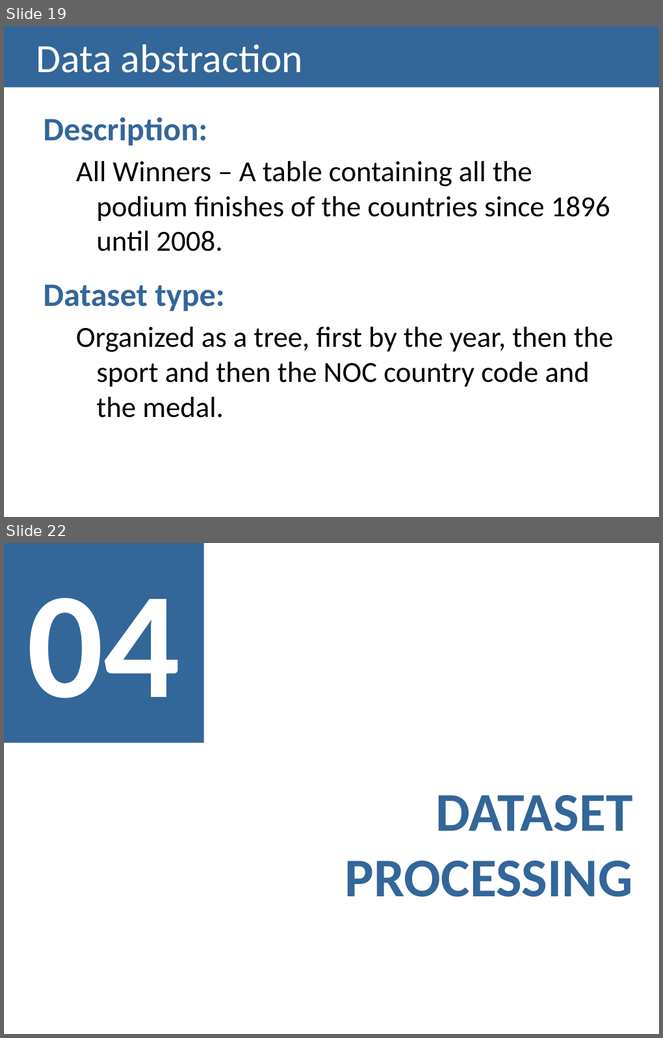
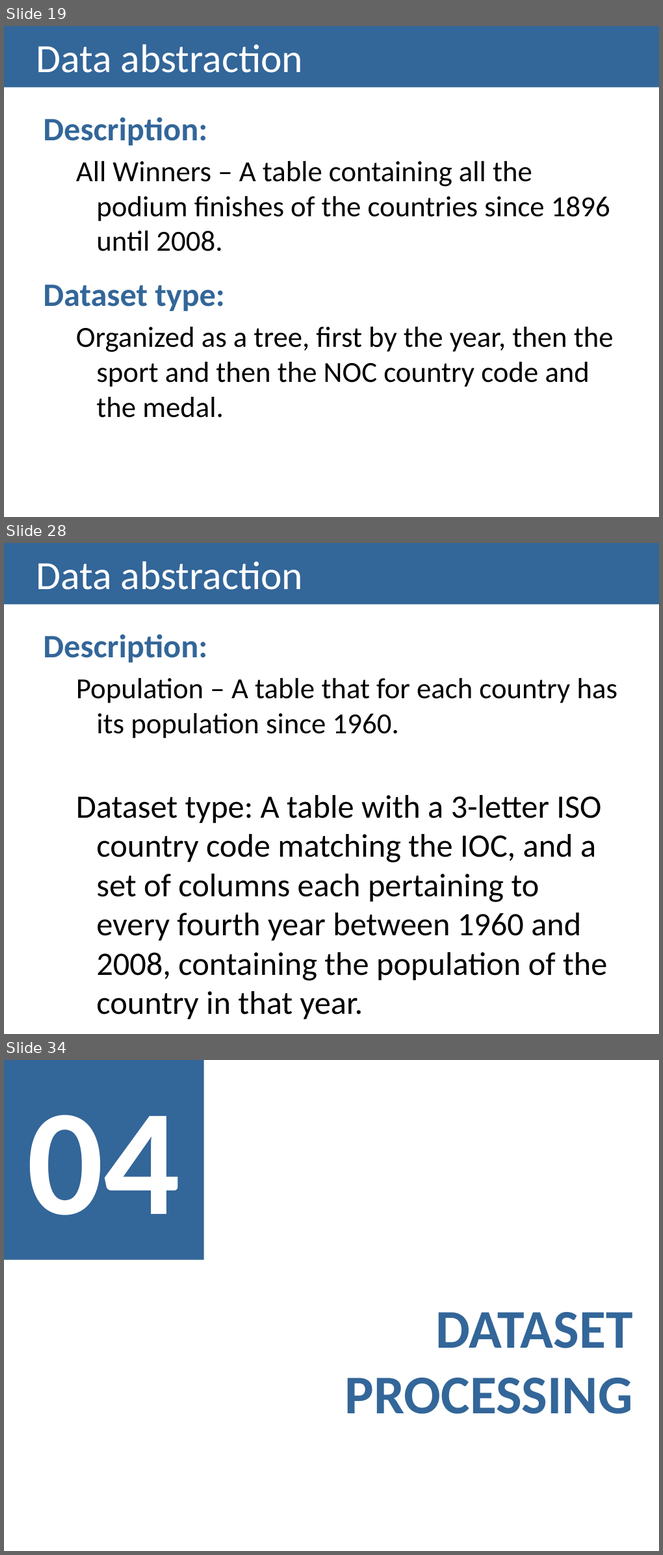
Before and after one commit to carboned4/V_I_2015_1, a slide deck: checkpoint2/G01A - Checkpoint2 Presentation.pptx. Shown one above the other, each under a label of ours: slides 19 and 22 before the commit, slides 19, 28 and 34 after it; the slides between them are not shown. The pictures are 663x1038 and 663x1555 pixels, drawn with LibreOffice and Linux fonts; fonts in the diff are those of the drawing. Boxes give left, top, right and bottom in pixels: in the first picture for what was removed or moved away, otherwise in the second. Text is boxed around its words. In the diff, an @@ line names an element or a change of style, - is before the commit and + after.

```diff
--- a/checkpoint2/G01A - Checkpoint2 Presentation.pptx
+++ b/checkpoint2/G01A - Checkpoint2 Presentation.pptx
@@ slide 28 added at (x1=4, y1=543, x2=659, y2=1034), background #FFFFFF @@
@@ title added at (x1=4, y1=543, x2=659, y2=605), fill #336699, 44 pt, text #FFFFFF @@
+Data abstraction
@@ text added at (x1=43, y1=634, x2=618, y2=981), 36 pt, text #000000 @@
+Description:
+  Population – A table that for each country has its population since 1960.
+  Dataset type: A table with a 3-letter ISO country code matching the IOC, and a set of columns each pertaining to every fourth year between 1960 and 2008, containing the population of the country in that year.
@@ what was slide 22 is now slide 34 @@
```
Also in this commit, not shown: 1 slide changed, 12 other slides added, 1 slide removed.
